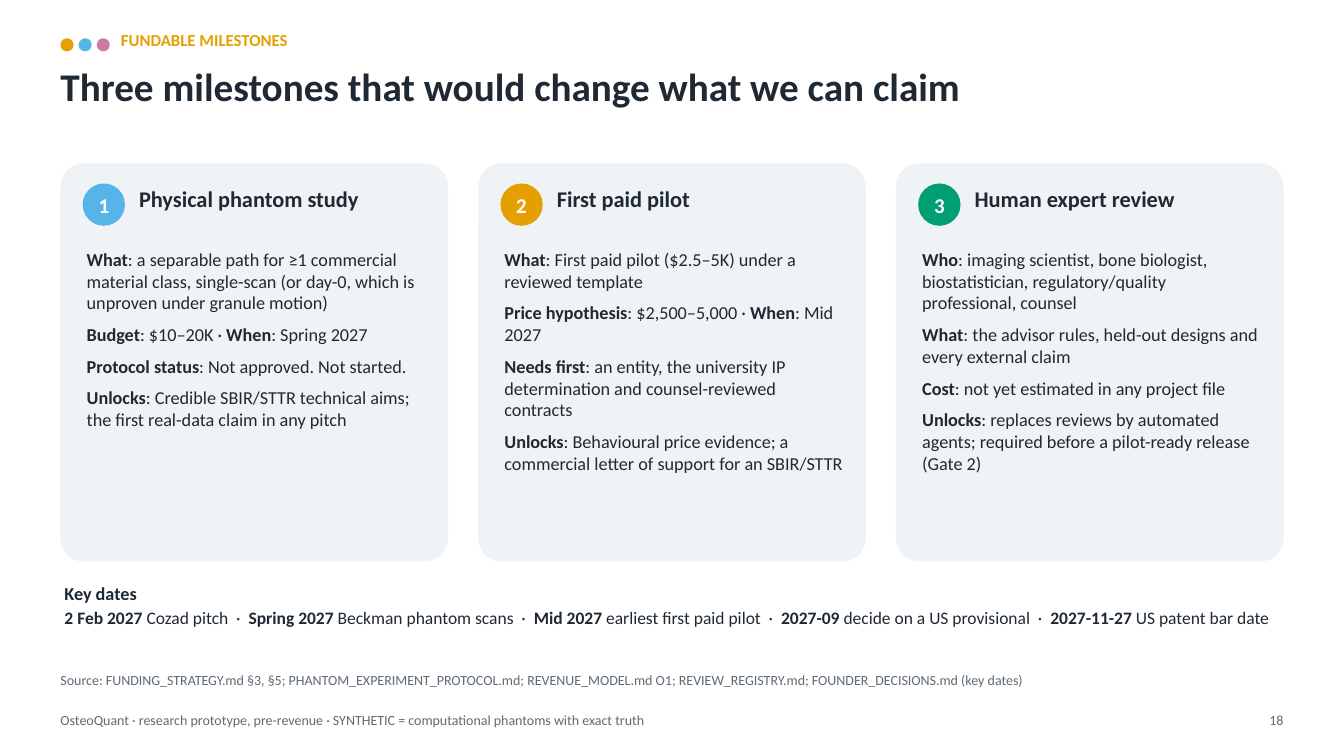
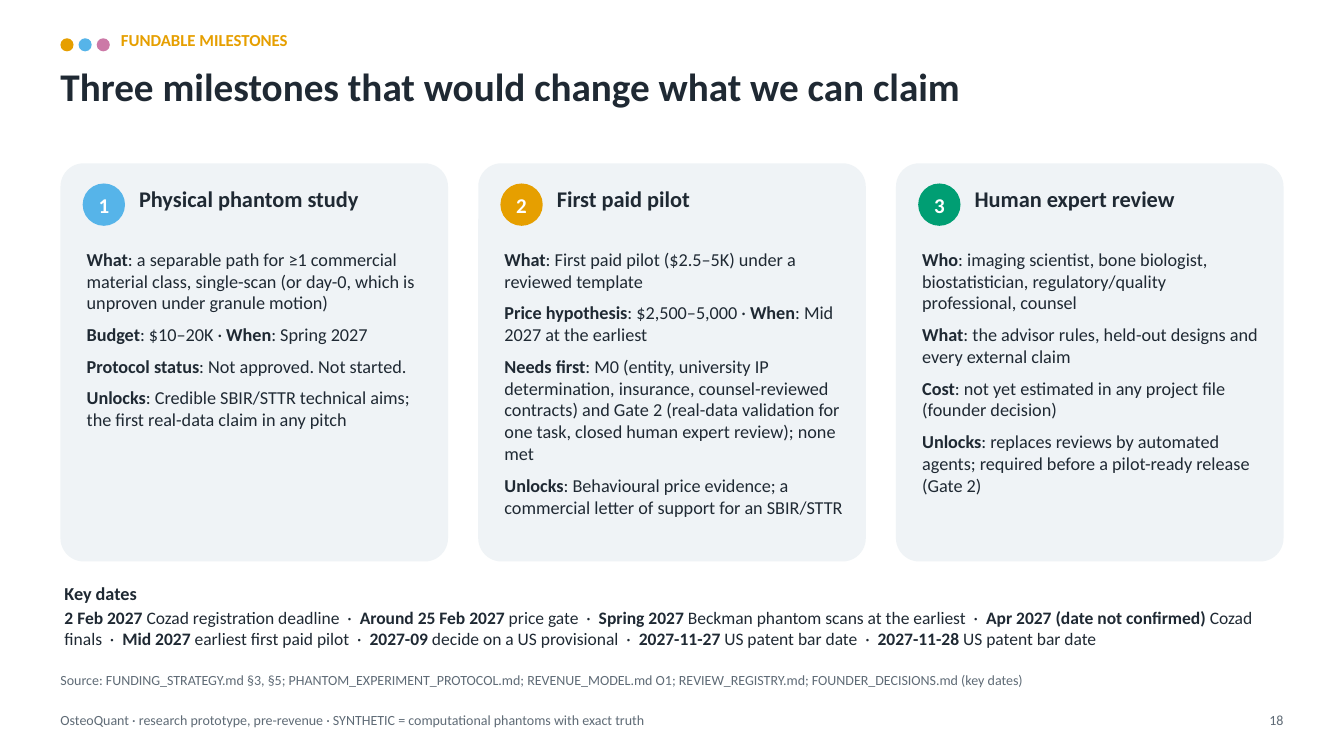
Before and after one commit to arnavhiteshpatel-cloud/playground, a slide deck: slide 18 of investor/OsteoQuant_Investor_Deck.pptx. Drawn at 1344x756 pixels with LibreOffice and Linux fonts; fonts in the diff are those of the drawing. Boxes give left, top, right and bottom in pixels: in the first picture for what was removed or moved away, otherwise in the second. Text is boxed around its words. In the diff, an @@ line names an element or a change of style, - is before the commit and + after.

```diff
--- a/investor/OsteoQuant_Investor_Deck.pptx
+++ b/investor/OsteoQuant_Investor_Deck.pptx
@@ text at (504,306,840,460): text changed @@
-Price hypothesis: $2,500–5,000 · When: Mid 2027
-Needs first: an entity, the university IP determination and counsel-reviewed contracts
+Price hypothesis: $2,500–5,000 · When: Mid 2027 at the earliest
+Needs first: M0 (entity, university IP determination, insurance, counsel-reviewed contracts) and Gate 2 (real-data validation for one task, closed human expert review); none met
@@ text at (922,382,1225,419): text changed @@
-Cost: not yet estimated in any project file
+Cost: not yet estimated in any project file (founder decision)
@@ text at (64,611,1252,648): text changed @@
-2 Feb 2027 Cozad pitch · Spring 2027 Beckman phantom scans · Mid 2027 earliest first paid pilot · 2027-09 decide on a US provisional · 2027-11-27 US patent bar date
+2 Feb 2027 Cozad registration deadline · Around 25 Feb 2027 price gate · Spring 2027 Beckman phantom scans at the earliest · Apr 2027 (date not confirmed) Cozad finals · Mid 2027 earliest first paid pilot · 2027-09 decide on a US provisional · 2027-11-27 US patent bar date · 2027-11-28 US patent bar date
```
Also in this commit, not shown: 10 other slides changed, 17 other files.
